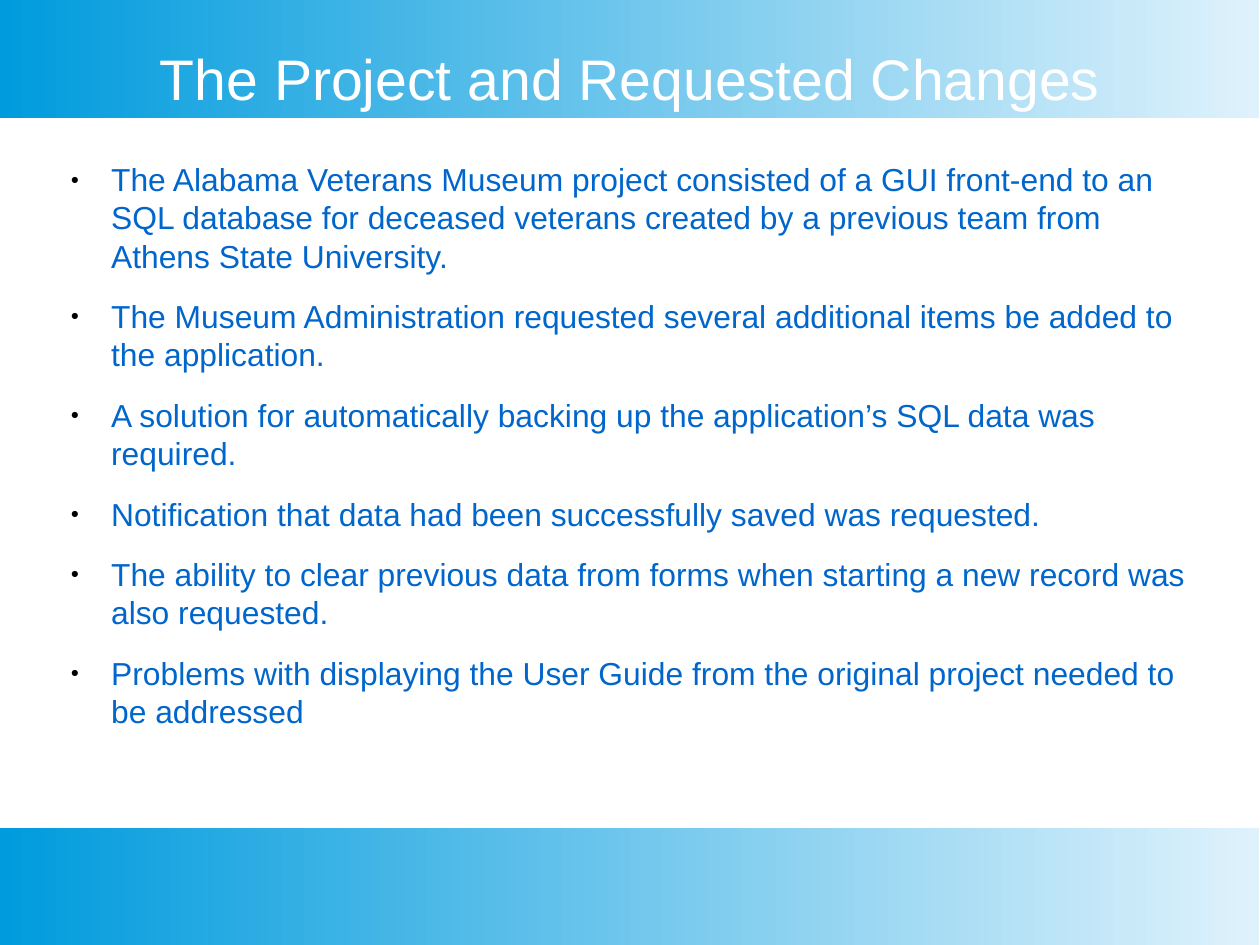
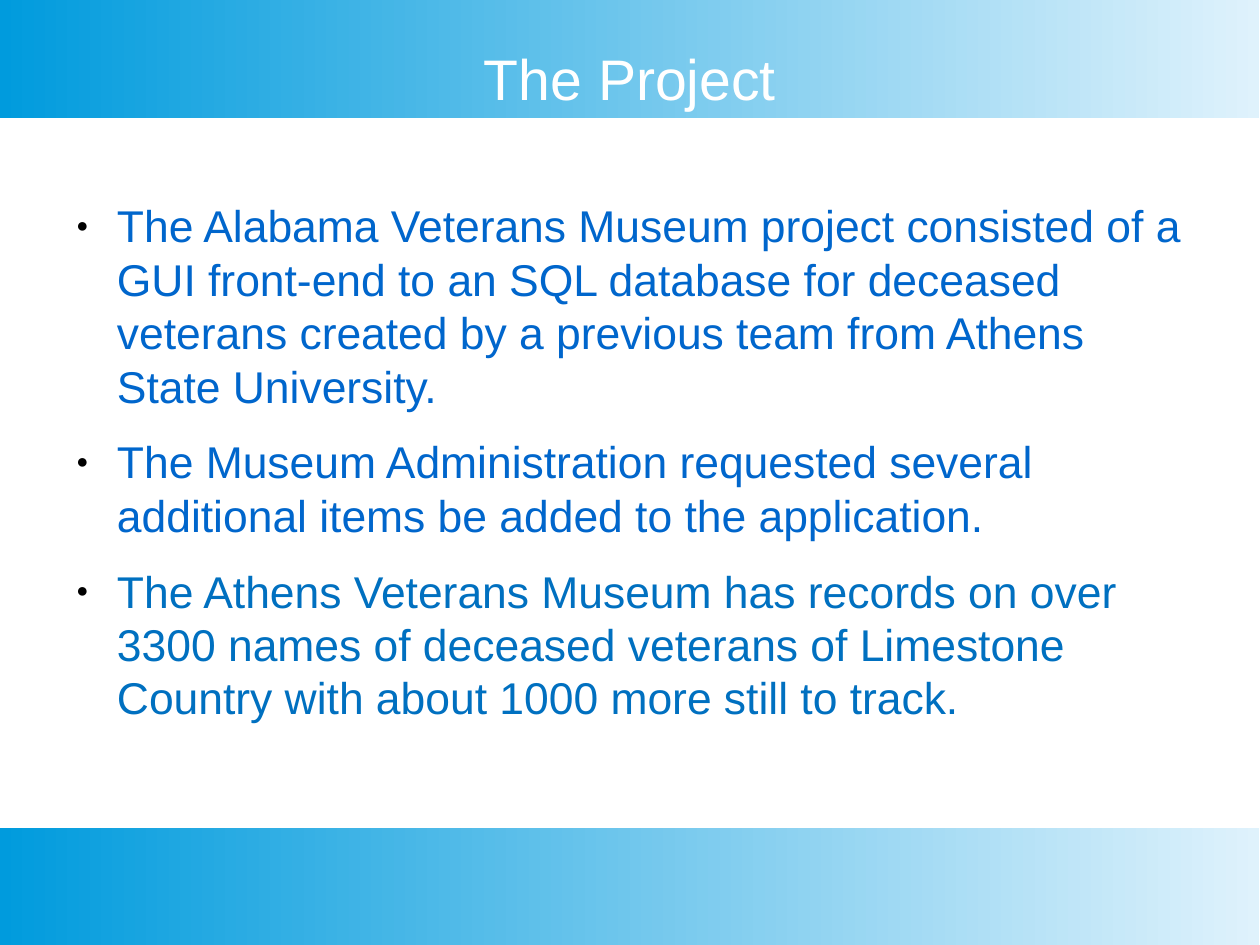
Before and after one commit to Dowens00/veteransmuseum, a slide deck: slide 2 of MiscFiles/Final Presentation V2.pptx. Drawn at 1260x945 pixels with LibreOffice and Linux fonts; fonts in the diff are those of the drawing. Boxes give left, top, right and bottom in pixels: in the first picture for what was removed or moved away, otherwise in the second. Text is boxed around its words. In the diff, an @@ line names an element or a change of style, - is before the commit and + after.

Commit message:
ppt and SOW

```diff
--- a/MiscFiles/Final Presentation V2.pptx
+++ b/MiscFiles/Final Presentation V2.pptx
@@ text at (484, 58, 776, 111): text changed @@
-The Project and Requested Changes
+The Project
@@ text "The Alabama Veterans Museum project ...": place and size @@
-text "The Alabama Veterans Museum project ..." at (111, 168, 1185, 724)
+text "The Alabama Veterans Museum project ..." at (117, 209, 1181, 724)
@@ text at (117, 209, 1181, 541): size 20 to 28 pt in "The Alabama Veterans Museum project consisted of ...", "The Museum Administration requested several additional items ..." @@
@@ text at (117, 575, 1116, 724): text changed; size 20 to 28 pt; text colour #0066CC to #0070C0 @@
-● A solution for automatically backing up the application’s SQL data was required.
-● Notification that data had been successfully saved was requested.
-● The ability to clear previous data from forms when starting a new record was also requested.
-● Problems with displaying the User Guide from the original project needed to be addressed
+● The Athens Veterans Museum has records on over 3300 names of deceased veterans of Limestone Country with about 1000 more still to track.
```
Also in this commit, not shown: 2 slides added, 1 slide removed, 4 other files.
